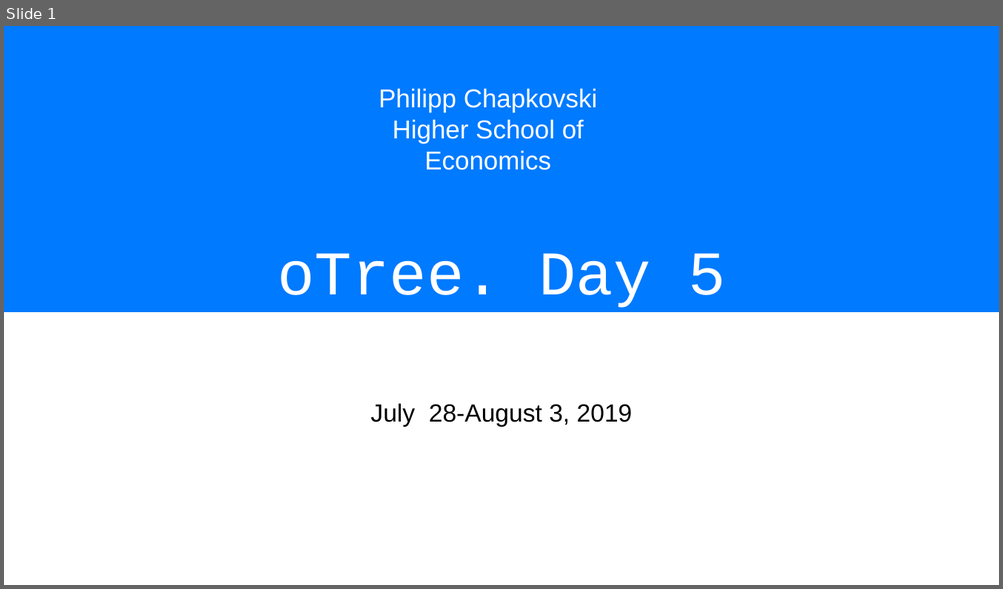
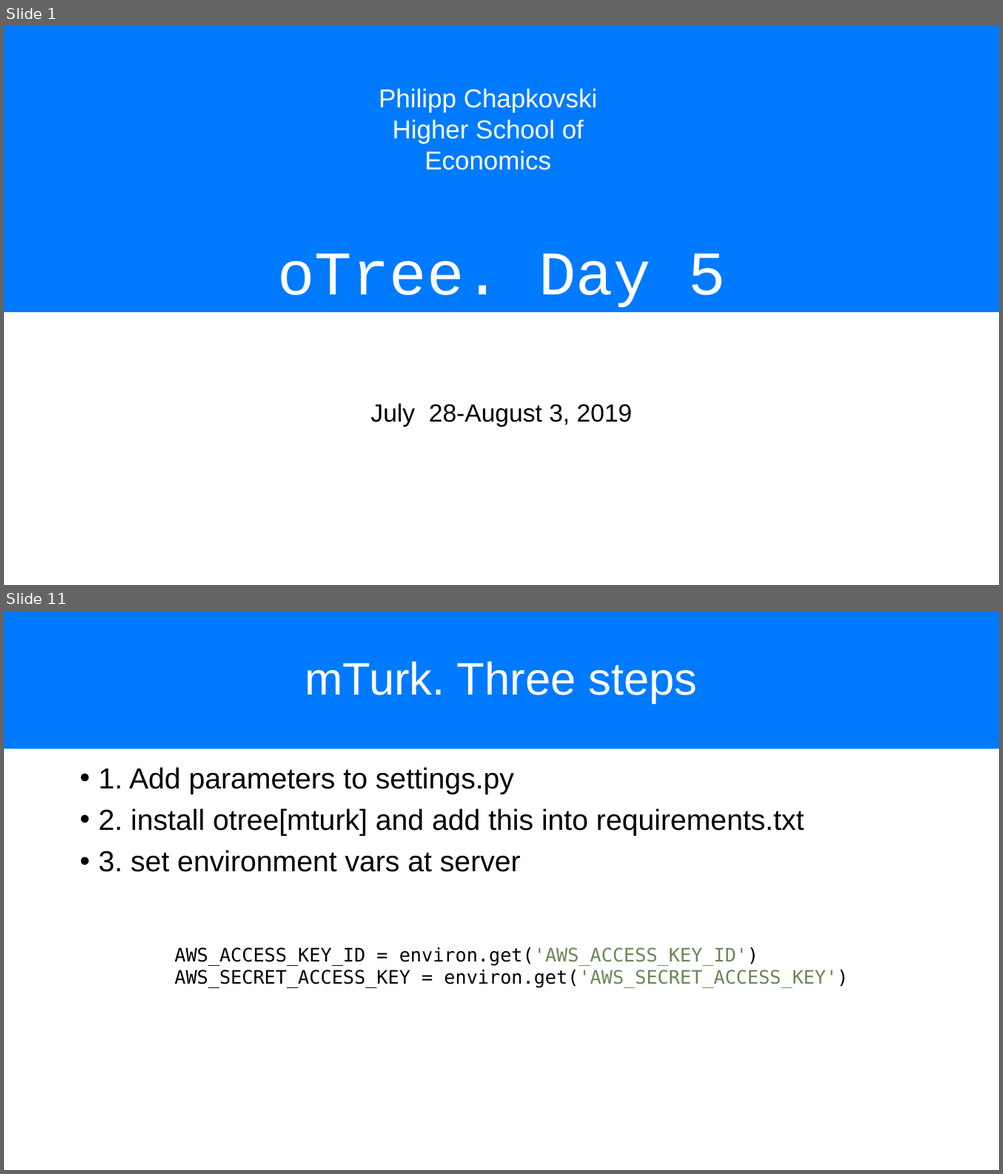
Before and after one commit to chapkovski/uncertainty-summer-school, a slide deck: presentations/frankfurt_july_2019 day5.pptx. Shown one above the other, each under a label of ours: slide 1 before the commit, slides 1 and 11 after it; the slides between them are not shown. The pictures are 1003x589 and 1003x1174 pixels, drawn with LibreOffice and Linux fonts; fonts in the diff are those of the drawing. Boxes give left, top, right and bottom in pixels: in the first picture for what was removed or moved away, otherwise in the second. Text is boxed around its words. In the diff, an @@ line names an element or a change of style, - is before the commit and + after.

```diff
--- a/presentations/frankfurt_july_2019 day5.pptx
+++ b/presentations/frankfurt_july_2019 day5.pptx
@@ slide 11 added at box(4, 611, 999, 1170), background #FFFFFF @@
@@ title added at box(4, 611, 999, 749), fill #007AFF, 44 pt, text #FFFFFF @@
+mTurk. Three steps
@@ text added at box(99, 767, 804, 872), 28 pt, text #000000 @@
+• 1. Add parameters to settings.py
+• 2. install otree[mturk] and add this into requirements.txt
+• 3. set environment vars at server
@@ text added at box(174, 948, 848, 988), 18 pt, text #000000 @@
+AWS_ACCESS_KEY_ID = environ.get('AWS_ACCESS_KEY_ID')
+AWS_SECRET_ACCESS_KEY = environ.get('AWS_SECRET_ACCESS_KEY')
```
Also in this commit, not shown: 1 slide changed, 8 other slides added, 11 other files.
